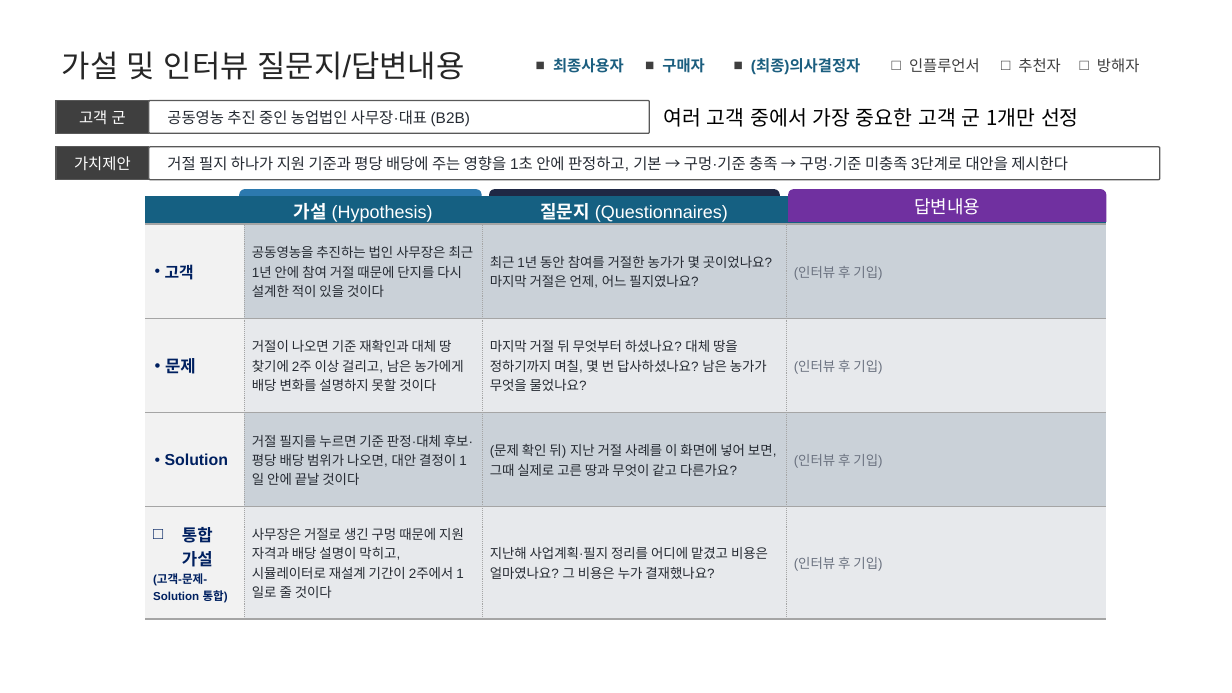
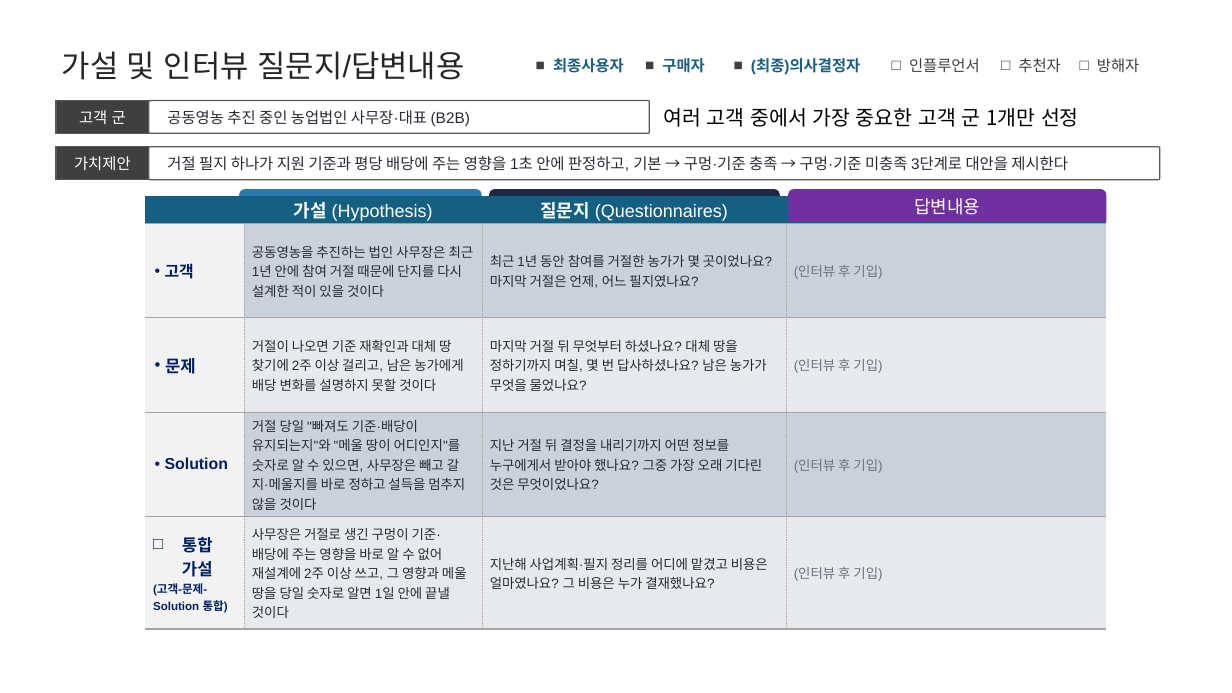
Before and after one commit to yean1234/Cooperative-farming-system, a slide deck: slide 4 of docs/공동영농_최종발표.pptx. Drawn at 1232x693 pixels with LibreOffice and Linux fonts; fonts in the diff are those of the drawing. Boxes give left, top, right and bottom in pixels: in the first picture for what was removed or moved away, otherwise in the second. Text is boxed around its words. In the diff, an @@ line names an element or a change of style, - is before the commit and + after.

```diff
--- a/docs/공동영농_최종발표.pptx
+++ b/docs/공동영농_최종발표.pptx
@@ table at (145, 197, 1106, 622) @@
@@ row 4, column 2: "거절 필지를 누르면 기준 판정·대체 후보·평당 배당 범위가 나오면, 대안 결정이 1일 안에 끝날 것이다" to "거절 당일 "빠져도 기준·배당이 유지되는지"와 "메울 땅이 어디인지"를 숫자로 알 수 있으면, 사무장은 빼고 갈지·메울지를 바로 정하고 설득을 멈추지 않을 것이다" @@
-row 4, column 3: (문제 확인 뒤) 지난 거절 사례를 이 화면에 넣어 보면, 그때 실제로 고른 땅과 무엇이 같고 다른가요?
+row 4, column 3: 지난 거절 뒤 결정을 내리기까지 어떤 정보를 누구에게서 받아야 했나요? 그중 가장 오래 기다린 것은 무엇이었나요?
-row 5, column 2: 사무장은 거절로 생긴 구멍 때문에 지원 자격과 배당 설명이 막히고, 시뮬레이터로 재설계 기간이 2주에서 1일로 줄 것이다
+row 5, column 2: 사무장은 거절로 생긴 구멍이 기준·배당에 주는 영향을 바로 알 수 없어 재설계에 2주 이상 쓰고, 그 영향과 메울 땅을 당일 숫자로 알면 1일 안에 끝낼 것이다
```
